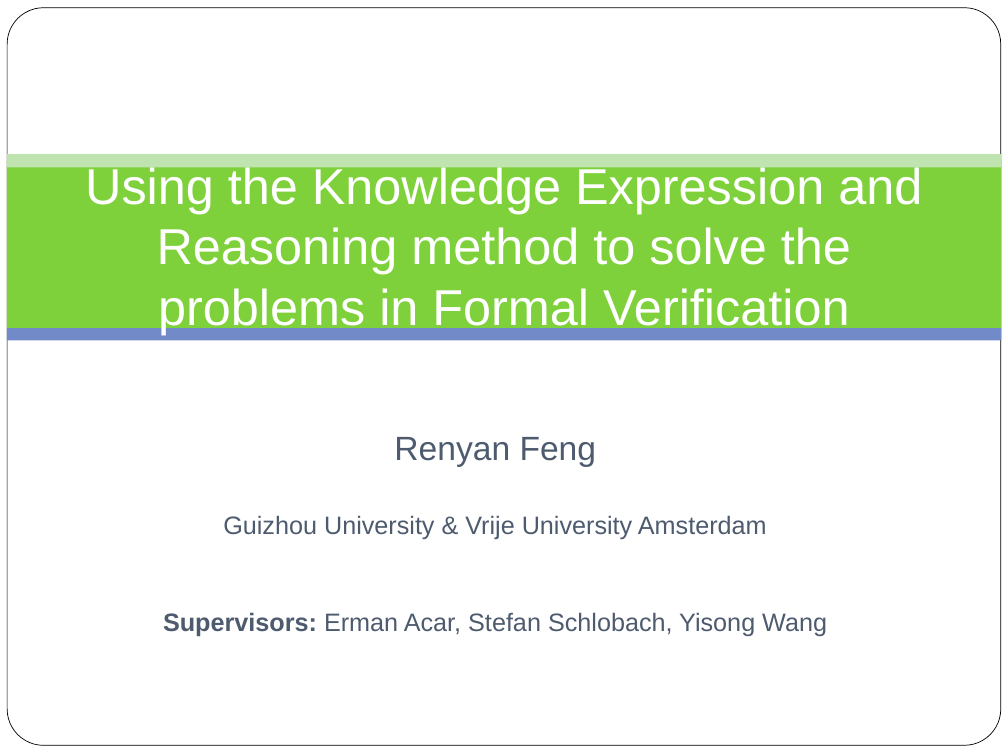
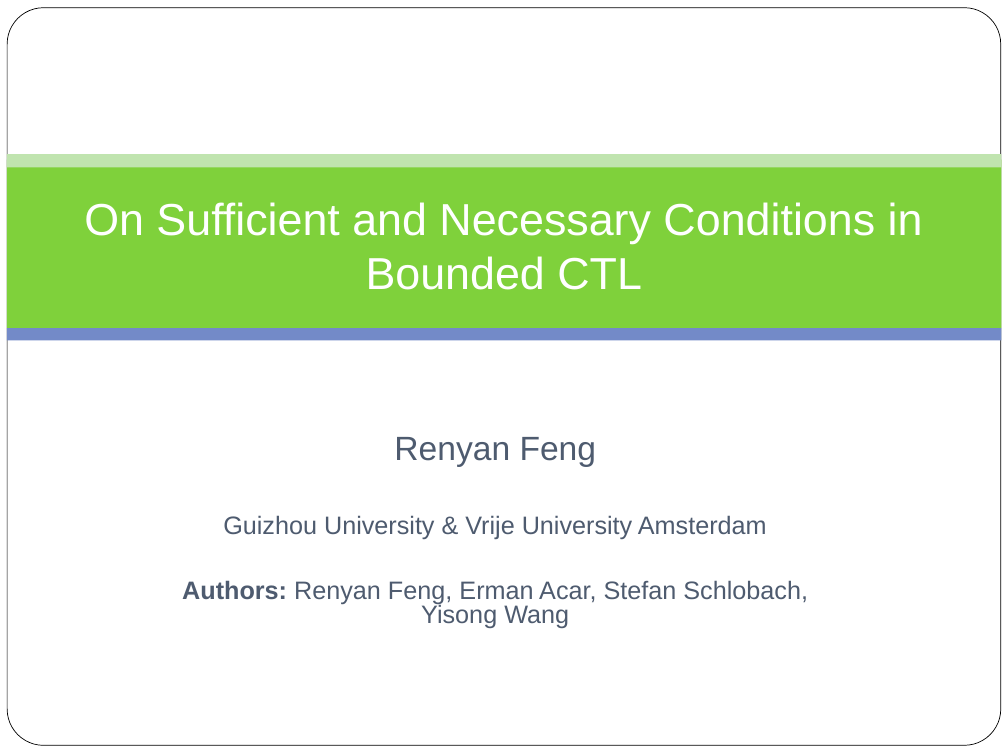
Before and after one commit to fengrenyan/fry, a slide deck: slide 1 of DC/SNC and WSC.pptx. Drawn at 1008x756 pixels with LibreOffice and Linux fonts; fonts in the diff are those of the drawing; background and template pictures are left out. Boxes give left, top, right and bottom in pixels: in the first picture for what was removed or moved away, otherwise in the second. Text is boxed around its words. In the diff, an @@ line names an element or a change of style, - is before the commit and + after.

```diff
--- a/DC/SNC and WSC.pptx
+++ b/DC/SNC and WSC.pptx
@@ title at (84, 202, 923, 290): text changed; size 36 to 32 pt @@
-Using the Knowledge Expression and Reasoning method to solve the problems in Formal Verification
+On Sufficient and Necessary Conditions in
+Bounded CTL
@@ subtitle at (182, 580, 808, 628): text changed @@
-Supervisors: Erman Acar, Stefan Schlobach, Yisong Wang
+Authors: Renyan Feng, Erman Acar, Stefan Schlobach, Yisong Wang
```
Also in this commit, not shown: 7 other slides changed, 12 slides added, 11 slides removed, 17 other files.
